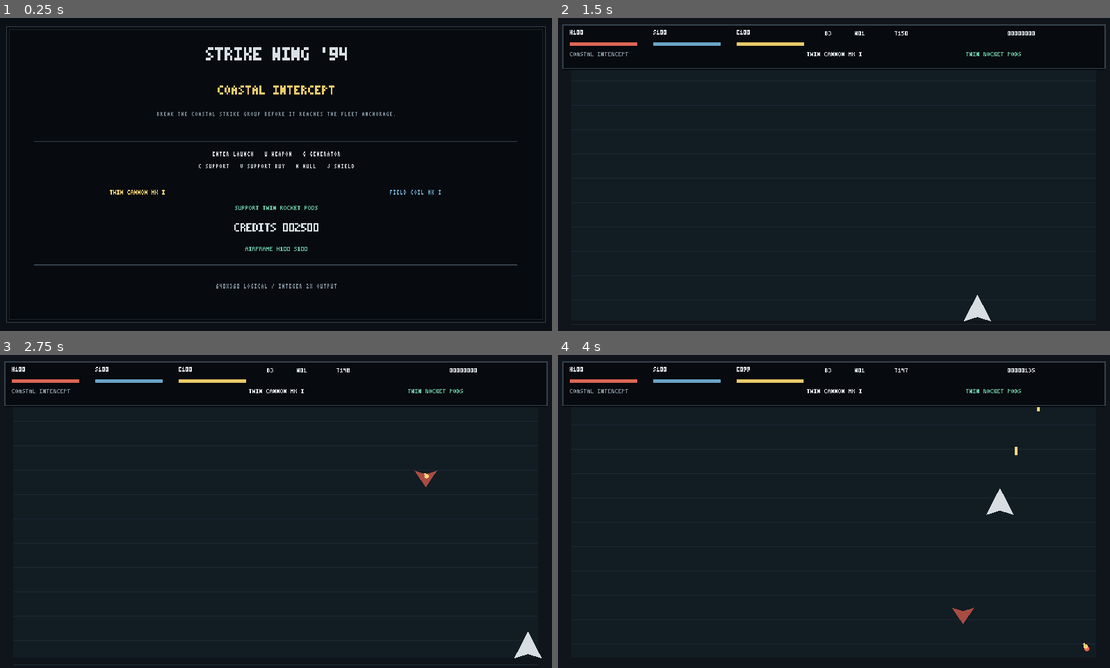
Above: before the commit, frames 1-4 (two rows, left to right).
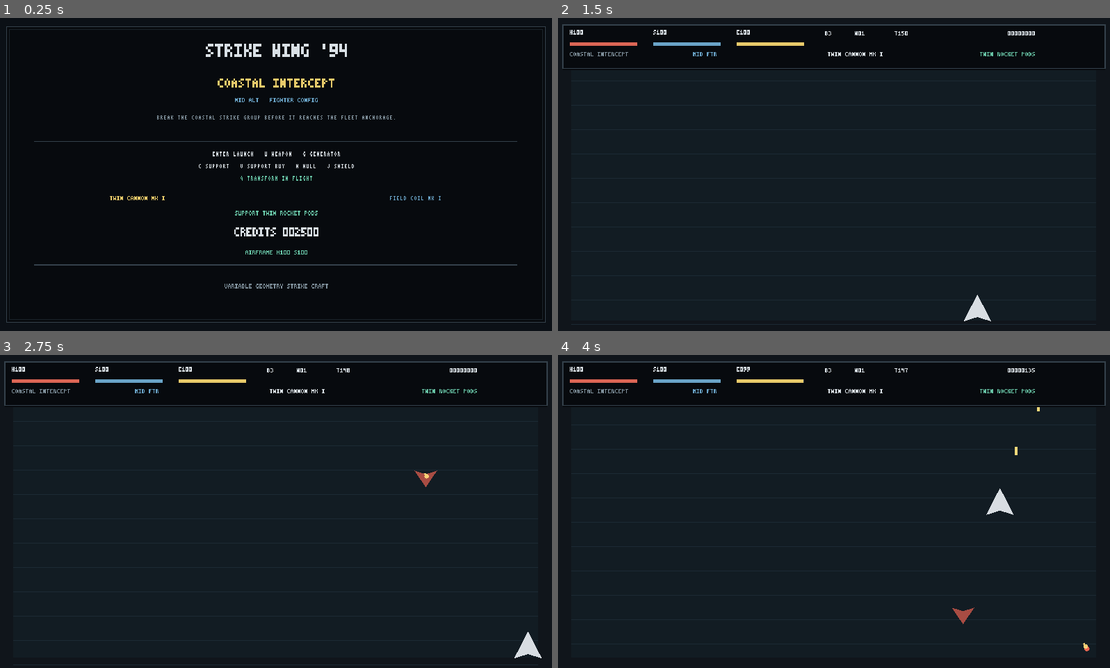
Above: after the commit, the same moments.

Repository: EVAVO-STUDIO/godot-462-strike-wing-94
Game: Godot game, scene res://scenes/main.tscn
The game is run twice, just before and just after one commit, with the same random seed, the same clock (stepped at 60 frames per second) and the same inputs.
Inputs:
- Up to frame 1 (0.25 s): no input
- Up to frame 2 (1.5 s): tap Enter (confirm) at 0.5 s; hold D (move_right) 0.53-1.28 s; tap H (service_hull) at 0.6 s; tap J (service_shield) at 0.8, 1.35 s; hold S (move_down) from 1.28 s (still down)
- Up to frame 3 (2.75 s): tap H (service_hull) at 1.55 s; tap R (restart) at 2 s; release S (move_down) at 2.03 s; hold D (move_right) from 2.03 s (still down); tap Enter (confirm) at 2.1 s; tap J (service_shield) at 2.3 s
- Up to frame 4 (4 s): release D (move_right) at 2.78 s; hold W (move_up) 2.78-3.53 s; tap C (cycle_support) at 2.85 s; tap H (service_hull) at 3.05 s; hold A (move_left) from 3.53 s (still down); hold Space (fire_primary) from 3.53 s (still down); tap J (service_shield) at 3.8 s

The runs differ from the first frame. In frame 1, 2.3% of the frame differs, in the area x 19-80%, y 8-87%; in frame 2, 0.2%; in frame 3, 0.2%; in frame 4, 0.2%.

Commit message:
feat: show craft form and altitude in pixel HUD

Diff:
--- a/scripts/pixel_ui_director.gd
+++ b/scripts/pixel_ui_director.gd
@@ -56,29 +56,31 @@
 func _draw_title(surface: CanvasItem, scene: Object) -> void:
 	surface.draw_rect(Rect2(0, 0, 640, 360), BG)
 	_draw_frame(surface, Rect2(10, 10, 620, 340))
-	PixelFont.draw_centered(surface, "STRIKE WING '94", 320, 34, 3, TEXT, 2)
-	PixelFont.draw_centered(surface, str(scene.get("current_mission_name")), 320, 78, 2, GOLD, 2)
+	PixelFont.draw_centered(surface, "STRIKE WING '94", 320, 30, 3, TEXT, 2)
+	PixelFont.draw_centered(surface, str(scene.get("current_mission_name")), 320, 70, 2, GOLD, 2)
+	PixelFont.draw_centered(surface, "%s   %s CONFIG" % [_altitude_name(), _form_name()], 320, 92, 1, BLUE, 1)
 	var briefing := str(scene.get("current_briefing"))
 	var lines := _wrap_text(briefing, 72)
 	for i in range(mini(2, lines.size())):
-		PixelFont.draw_centered(surface, lines[i], 320, 108 + i * 10, 1, MUTED, 1)
+		PixelFont.draw_centered(surface, lines[i], 320, 112 + i * 10, 1, MUTED, 1)
 	_draw_divider(surface, 142)
 	PixelFont.draw_centered(surface, "ENTER LAUNCH   U WEAPON   G GENERATOR", 320, 154, 1, TEXT, 1)
 	PixelFont.draw_centered(surface, "C SUPPORT   V SUPPORT BUY   H HULL   J SHIELD", 320, 168, 1, TEXT, 1)
+	PixelFont.draw_centered(surface, "Q TRANSFORM IN FLIGHT", 320, 182, 1, GREEN, 1)
 	var weapon := _call_dictionary(scene, "_active_weapon")
 	var generator := _call_dictionary(scene, "_active_generator")
-	PixelFont.draw_centered(surface, str(weapon.get("name", "CANNON")), 160, 198, 1, GOLD, 1)
-	PixelFont.draw_centered(surface, str(generator.get("name", "GENERATOR")), 480, 198, 1, BLUE, 1)
-	PixelFont.draw_centered(surface, "SUPPORT %s" % _support_name(), 320, 216, 1, GREEN, 1)
-	PixelFont.draw_centered(surface, "CREDITS %06d" % int(scene.get("credits")), 320, 236, 2, TEXT, 1)
+	PixelFont.draw_centered(surface, str(weapon.get("name", "CANNON")), 160, 205, 1, GOLD, 1)
+	PixelFont.draw_centered(surface, str(generator.get("name", "GENERATOR")), 480, 205, 1, BLUE, 1)
+	PixelFont.draw_centered(surface, "SUPPORT %s" % _support_name(), 320, 222, 1, GREEN, 1)
+	PixelFont.draw_centered(surface, "CREDITS %06d" % int(scene.get("credits")), 320, 241, 2, TEXT, 1)
 	var service_hull := int(scene.get("service_hull")) if _has_property(scene, "service_hull") else int(scene.get("hull"))
 	var service_shield := int(scene.get("service_shield")) if _has_property(scene, "service_shield") else int(scene.get("shield"))
-	PixelFont.draw_centered(surface, "AIRFRAME H%03d S%03d" % [service_hull, service_shield], 320, 263, 1, GREEN, 1)
+	PixelFont.draw_centered(surface, "AIRFRAME H%03d S%03d" % [service_hull, service_shield], 320, 267, 1, GREEN, 1)
 	_draw_divider(surface, 284)
 	if float(scene.get("status_timer")) > 0.0:
 		PixelFont.draw_centered(surface, _clip(str(scene.get("status_text")), 72), 320, 306, 1, GREEN, 1)
 	else:
-		PixelFont.draw_centered(surface, "640X360 LOGICAL / INTEGER 2X OUTPUT", 320, 306, 1, MUTED, 1)
+		PixelFont.draw_centered(surface, "VARIABLE GEOMETRY STRIKE CRAFT", 320, 306, 1, MUTED, 1)
 
 func _draw_result(surface: CanvasItem, scene: Object) -> void:
 	surface.draw_rect(Rect2(0, 0, 640, 360), BG)
@@ -90,11 +92,12 @@
 	_draw_divider(surface, 142)
 	PixelFont.draw_centered(surface, "SCORE %08d" % int(scene.get("score")), 210, 169, 2, TEXT, 1)
 	PixelFont.draw_centered(surface, "CREDITS %06d" % int(scene.get("credits")), 430, 169, 2, TEXT, 1)
+	PixelFont.draw_centered(surface, "%s   %s" % [_altitude_name(), _form_name()], 320, 198, 1, BLUE, 1)
 	if _has_property(scene, "shots_fired") and int(scene.get("shots_fired")) > 0:
 		var fired := int(scene.get("shots_fired"))
 		var hits := clampi(int(scene.get("shots_hit")), 0, fired)
 		var accuracy := int(round(float(hits) / float(fired) * 100.0))
-		PixelFont.draw_centered(surface, "ACCURACY %03d%%   HITS %d/%d" % [accuracy, hits, fired], 320, 212, 1, GREEN, 1)
+		PixelFont.draw_centered(surface, "ACCURACY %03d%%   HITS %d/%d" % [accuracy, hits, fired], 320, 218, 1, GREEN, 1)
 	PixelFont.draw_centered(surface, "ENTER NEXT MISSION   R RETRY", 320, 274, 1, TEXT, 1)
 
 func _draw_gameplay_hud(surface: CanvasItem, scene: Object) -> void:
@@ -114,9 +117,10 @@
 	PixelFont.draw_text(surface, "%08d" % int(scene.get("score")), Vector2(520, 15), 1, TEXT, 1)
 	var mission_name := str(scene.get("current_mission_name"))
 	var weapon := _call_dictionary(scene, "_active_weapon")
-	PixelFont.draw_text(surface, _clip(mission_name, 24), Vector2(16, 39), 1, MUTED, 1)
-	PixelFont.draw_centered(surface, _clip(str(weapon.get("name", "CANNON")), 24), 320, 39, 1, TEXT, 1)
-	PixelFont.draw_text(surface, _clip(_support_name(), 22), Vector2(472, 39), 1, GREEN, 1)
+	PixelFont.draw_text(surface, _clip(mission_name, 18), Vector2(16, 39), 1, MUTED, 1)
+	PixelFont.draw_text(surface, "%s %s" % [_short_altitude(), _short_form()], Vector2(158, 39), 1, BLUE, 1)
+	PixelFont.draw_centered(surface, _clip(str(weapon.get("name", "CANNON")), 20), 344, 39, 1, TEXT, 1)
+	PixelFont.draw_text(surface, _clip(_support_name(), 18), Vector2(488, 39), 1, GREEN, 1)
 	_draw_boss(surface, scene)
 	_draw_threat(surface, scene)
 	if float(scene.get("status_timer")) > 0.0:
@@ -156,6 +160,28 @@
 		return str(director.call("current_support_name")).to_upper()
 	return "NO SUPPORT"
 
+func _form_name() -> String:
+	var director := get_node_or_null("/root/CraftFormDirector")
+	if director != null and director.has_method("current_form_name"):
+		return str(director.call("current_form_name")).to_upper()
+	return "FIGHTER"
+
+func _altitude_name() -> String:
+	var director := get_node_or_null("/root/CraftFormDirector")
+	if director != null and director.has_method("current_altitude_name"):
+		return str(director.call("current_altitude_name")).to_upper()
+	return "MID ALT"
+
+func _short_form() -> String:
+	return "FTR" if _form_name() == "FIGHTER" else "BMB"
+
+func _short_altitude() -> String:
+	var value := _altitude_name()
+	if value.begins_with("LOW"): return "LOW"
+	if value.begins_with("HIGH"): return "HIGH"
+	if value.begins_with("ATMOS"): return "ORB"
+	return "MID"
+
 func _draw_meter(surface: CanvasItem, position: Vector2, label: String, current: int, maximum: int, color: Color) -> void:
 	var max_value := maxi(1, maximum)
 	var value := clampi(current, 0, max_value)
